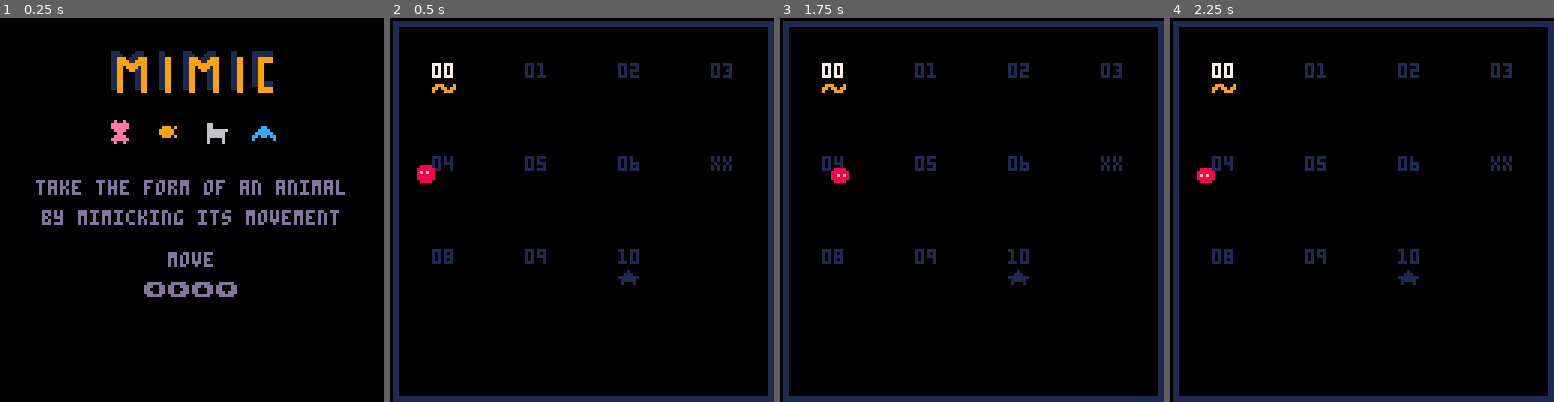
Above: before the commit, frames 1-4 (left to right).
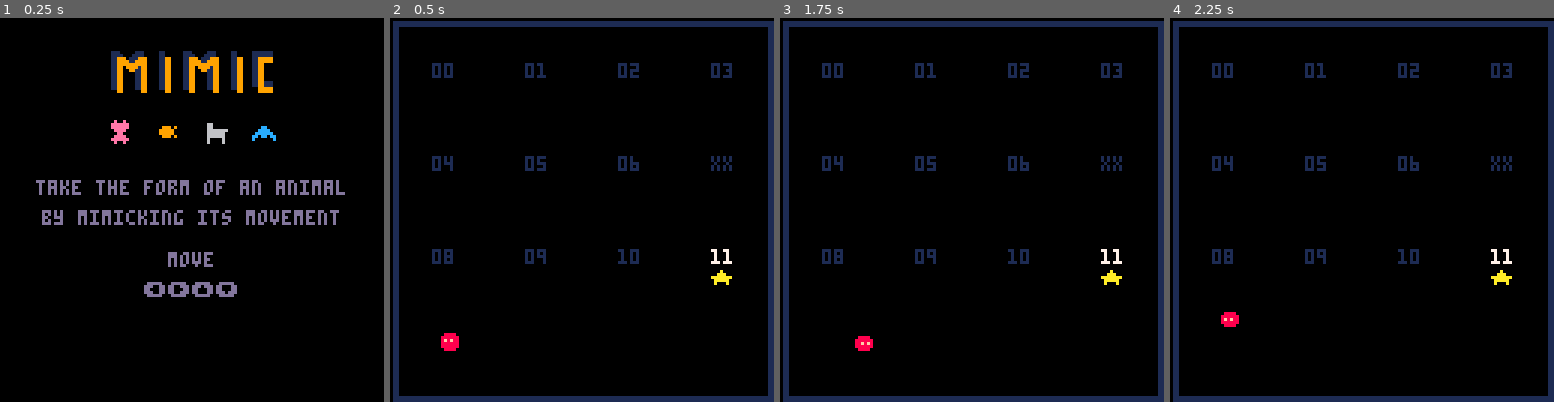
Above: after the commit, the same moments.

Repository: sourencho/mimic
Game: PICO-8 cartridge mimic.p8
Two runs of this game, one before a commit and one after it. Both use one fixed random seed, a clock stepped at 60 frames per second and the inputs below.
Inputs:
- Up to frame 1 (0.25 s): no input
- Up to frame 2 (0.5 s): tap X (X key) at 0.33 s
- Up to frame 3 (1.75 s): tap O (Z key) at 0.7, 1.7 s; tap X (X key) at 1.07 s; hold Right from 1.6 s (still down)
- Up to frame 4 (2.25 s): tap X (X key) at 1.85 s; release Right at 2.1 s; tap O (Z key) at 2.1 s; hold Up from 2.15 s (still down)

Frame 1 is identical in both runs. In frame 2, 0.9% of the frame differs, in the area x 7-90%, y 11-87%; in frame 3, 0.9%; in frame 4, 0.9%.

Commit message:
Create sprites for new two tile beast

Diff:
--- a/mimic.p8
+++ b/mimic.p8
@@ -7,7 +7,8 @@
 -- DATA
 
 -- SETTINGS
-start_level = 0
+start_level = 11
+level_count = 12
 skip_levels = {7}
 
 slow_speed = 20 -- the larger the slower the npcs move
@@ -22,7 +23,6 @@
 won_text = "★ you win ★"
 
 level_size = 16
-level_count = 11
 
 debug_mode = false
 SHOW_STATS = false
@@ -1764,7 +1764,7 @@
 
 
 __gff__
-0000000000000000000104100404000000000000000000000002000101000000000000000000000000020201000000000000000000000000000200000000000008101060606060020202020202020008040424404040400202020202000000080101214040404002020202020202000810101040404040020202020224212108
+0000000000000000000104100404000000000000000000000002000101000000000000000000000000020201000000000000000000000000000200000000000008101060606060020202020202021010040424404040400202020202000010100101214040404002020202020202000810101040404040020202020224212108
 0808080808080808080808080808080802020202020000000800000000000000020202020000000000000000000000000202020200000000000000000000000000000000000000000000000000000000000000000000000000000000000000000000000000000000000000000000000000000000000000000000000000000000
 __map__
 60606060606060606060606060606060000000000000000000000000000000004141714161610b0b0b720b0b700b0b0b0000000000000000000000000000000060616162606060606060606060616060000000000000000000000000000000006057616061616060606061616060606100000000000000000000000000000000
Not shown, changed: 45 lines of the sprite sheet (__gfx__) section of mimic.p8
